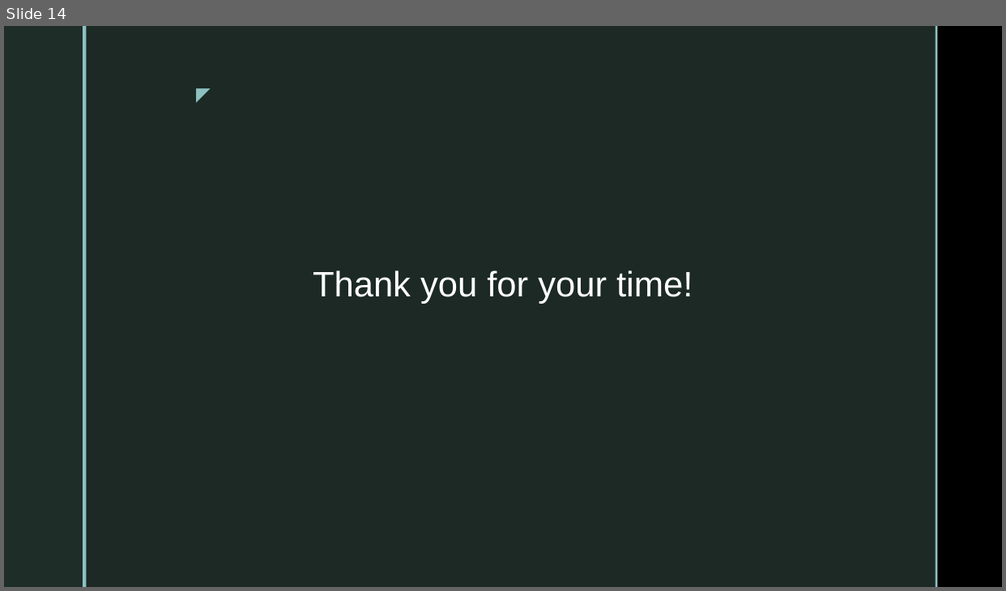
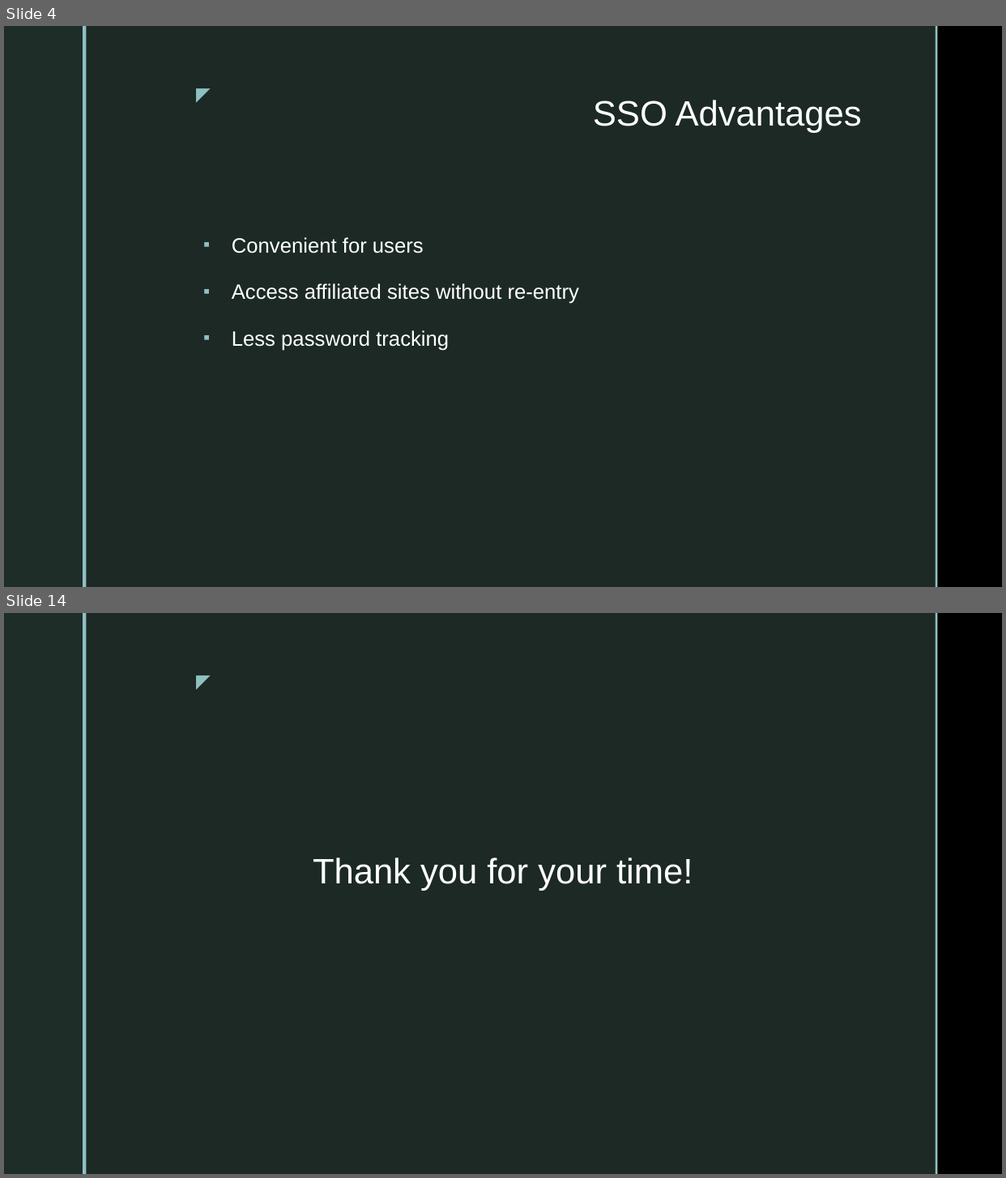
Before and after one commit to elizabethmhinz/CSD-370, a slide deck: module-1/Assignment 1.2 Presentation - Hinz.pptx. Shown one above the other, each under a label of ours: slide 14 before the commit, slides 4 and 14 after it; the slides between them are not shown. The pictures are 1006x591 and 1006x1178 pixels, drawn with LibreOffice and Linux fonts; fonts in the diff are those of the drawing; background and template pictures are left out. Boxes give left, top, right and bottom in pixels: in the first picture for what was removed or moved away, otherwise in the second. Text is boxed around its words. In the diff, an @@ line names an element or a change of style, - is before the commit and + after.

```diff
--- a/module-1/Assignment 1.2 Presentation - Hinz.pptx
+++ b/module-1/Assignment 1.2 Presentation - Hinz.pptx
@@ slide 4 added at <box>4,26,1002,587</box>, background picture (left out); not listed: 5 template elements that a slide beside it also shows @@
@@ title added at <box>593,100,862,133</box>, 34 pt, text #FFFFFF @@
+SSO Advantages
@@ text added at <box>232,237,579,351</box>, 20 pt, text #FFFFFF @@
+▪ Convenient for users
+▪ Access affiliated sites without re-entry
+▪ Less password tracking
```
Also in this commit, not shown: 1 slide changed, 12 other slides added, 12 slides removed, 2 other files.
